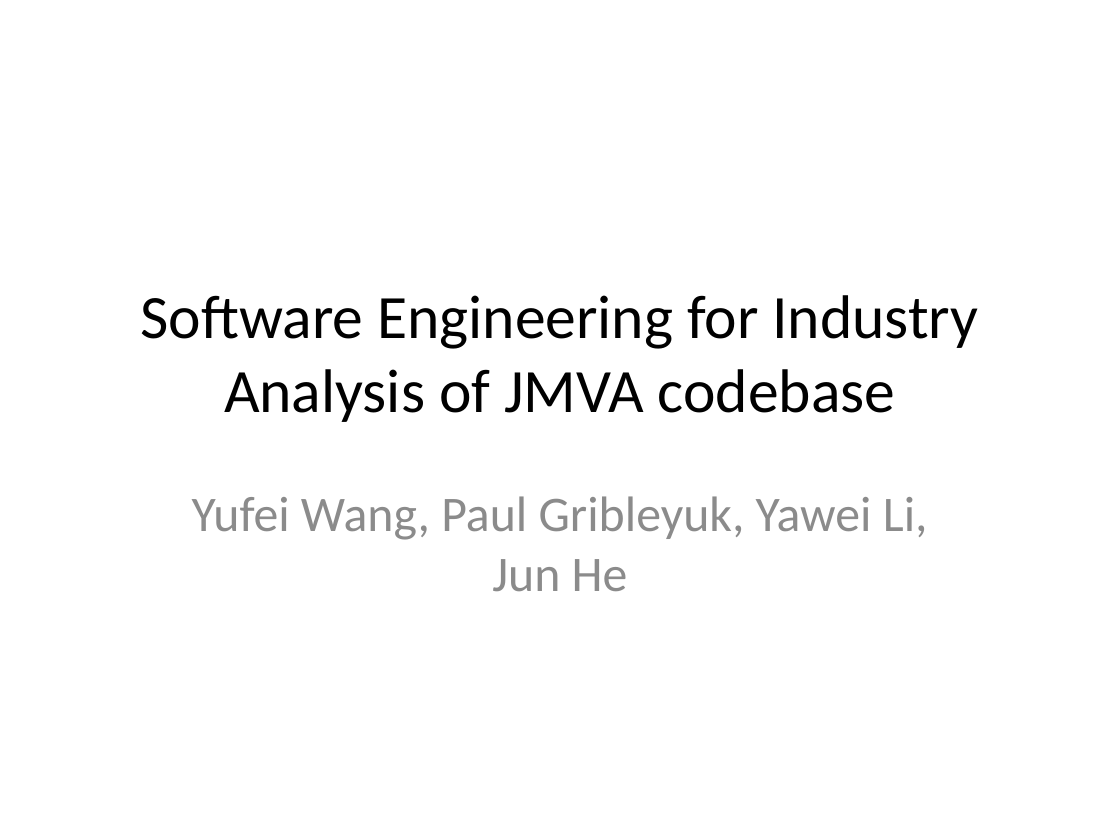
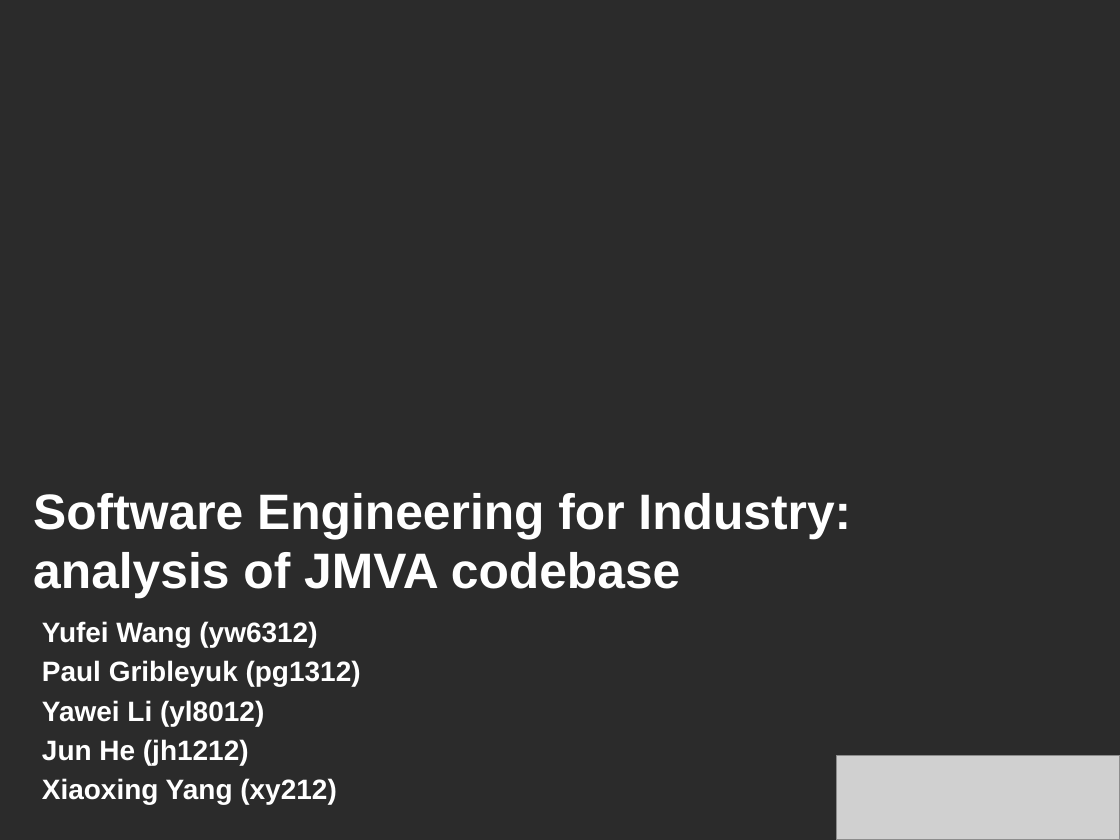
Before and after one commit to pavelgrib/SE_CW1, a slide deck: slide 1 of jmva_presentation.pptx. Drawn at 1120x840 pixels with LibreOffice and Linux fonts; fonts in the diff are those of the drawing; grey boxes stand for pictures; background and template pictures are left out; a plain dark background stands for a picture behind light text. Boxes give left, top, right and bottom in pixels: in the first picture for what was removed or moved away, otherwise in the second. Text is boxed around its words. In the diff, an @@ line names an element or a change of style, - is before the commit and + after.

Commit message:
presentation

```diff
--- a/jmva_presentation.pptx
+++ b/jmva_presentation.pptx
@@ background #FFFFFF to picture (left out) @@
@@ title at <box>33,493,851,599</box>: text changed; size 39.6 to 32 pt; font Calibri to Arial; text colour #000000 to #FFFFFF; bold on @@
-Software Engineering for Industry
-Analysis of JMVA codebase
+Software Engineering for Industry: analysis of JMVA codebase
@@ subtitle at <box>42,621,361,804</box>: text changed; size 32 to 18 pt; font Calibri to Arial; text colour #8C8C8C to #FFFFFF; bold on @@
-Yufei Wang, Paul Gribleyuk, Yawei Li, Jun He
+Yufei Wang (yw6312)
+Paul Gribleyuk (pg1312)
+Yawei Li (yl8012)
+Jun He (jh1212)
+Xiaoxing Yang (xy212)
@@ picture added at <box>837,755,1120,840</box> @@
```
Also in this commit, not shown: 3 slides added, 8 other files.
